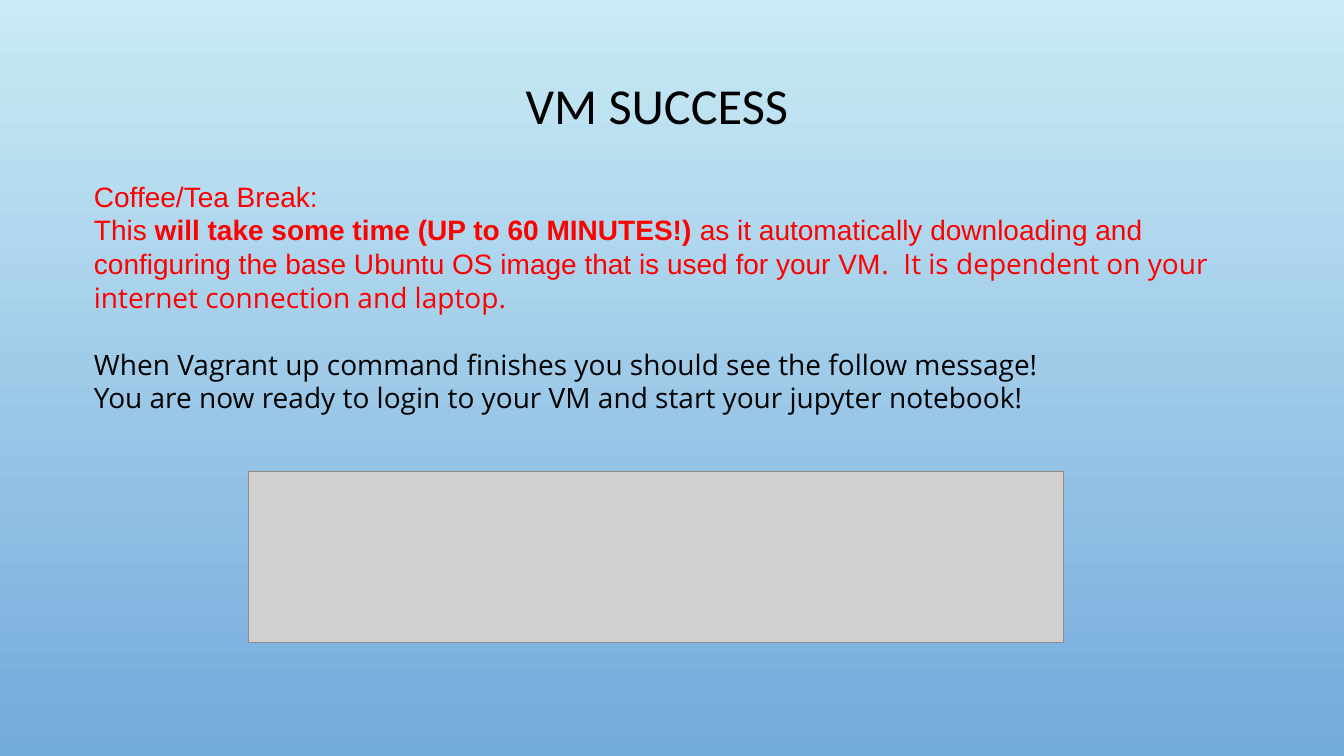
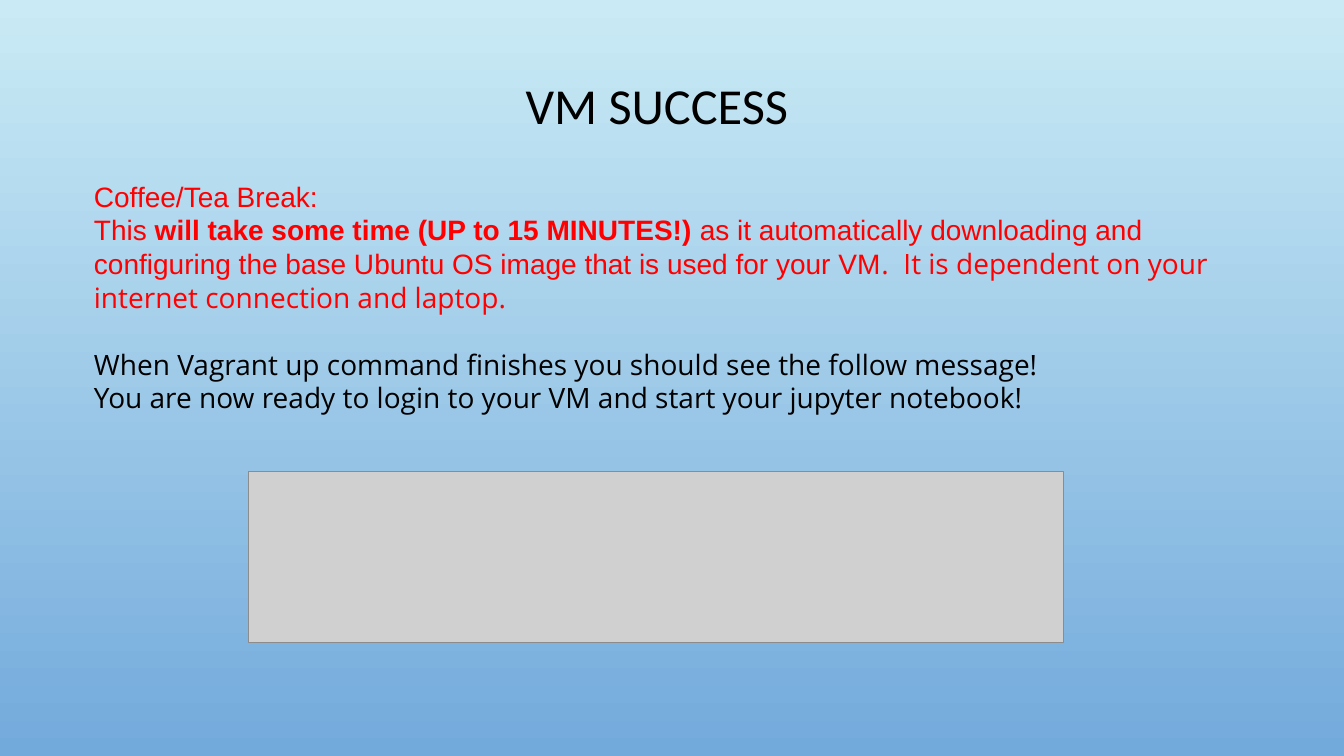
Before and after one commit to adrianopolpo/stat1400, a slide deck: slide 9 of VM_instructions.pptx. Drawn at 1344x756 pixels with LibreOffice and Linux fonts; fonts in the diff are those of the drawing; grey boxes stand for pictures; background and template pictures are left out. Boxes give left, top, right and bottom in pixels: in the first picture for what was removed or moved away, otherwise in the second. Text is boxed around its words. In the diff, an @@ line names an element or a change of style, - is before the commit and + after.

Commit message:
update powerpoint

```diff
--- a/VM_instructions.pptx
+++ b/VM_instructions.pptx
@@ text at (94,219,1208,315): text changed @@
-This will take some time (UP to 60 MINUTES!) as it automatically downloading and configuring the base Ubuntu OS image that is used for your VM. It is dependent on your internet connection and laptop.
+This will take some time (UP to 15 MINUTES!) as it automatically downloading and configuring the base Ubuntu OS image that is used for your VM. It is dependent on your internet connection and laptop.
```
Also in this commit, not shown: 1 other slide changed.
